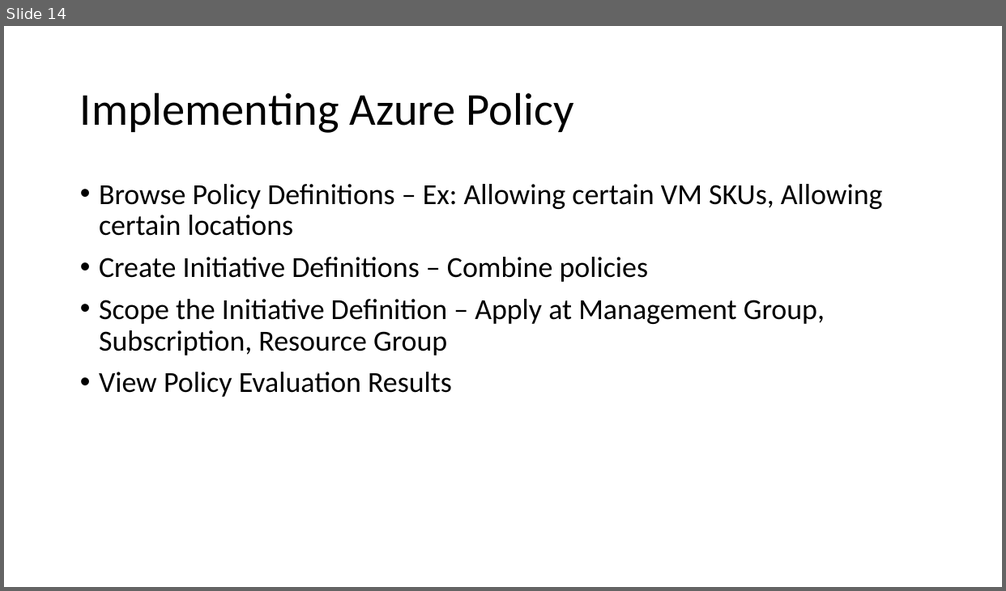
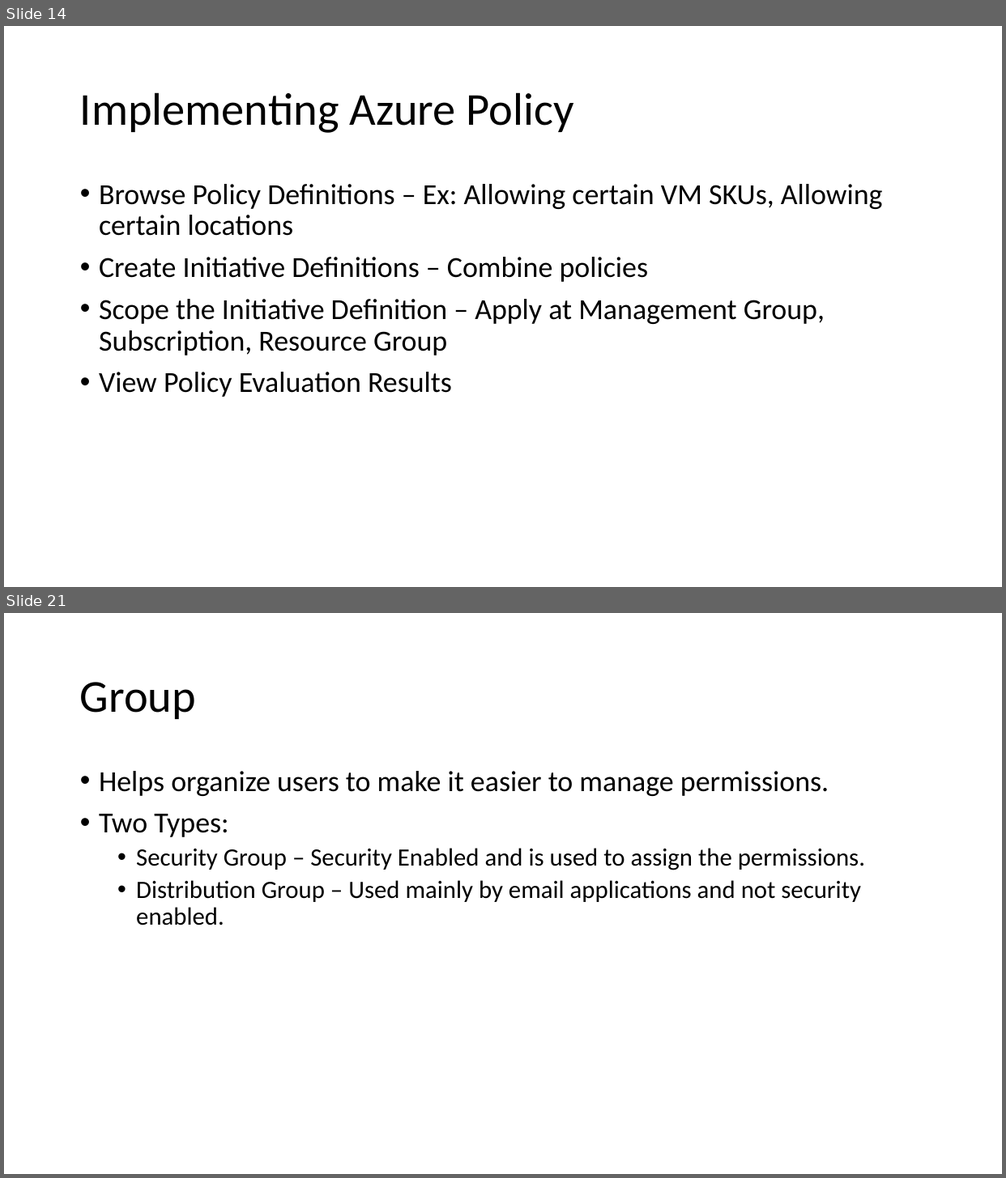
Before and after one commit to aswini-roy/Az104-D, a slide deck: Governance and Compliance.pptx. Shown one above the other, each under a label of ours: slide 14 before the commit, slides 14 and 21 after it; the slides between them are not shown. The pictures are 1006x591 and 1006x1178 pixels, drawn with LibreOffice and Linux fonts; fonts in the diff are those of the drawing. Boxes give left, top, right and bottom in pixels: in the first picture for what was removed or moved away, otherwise in the second. Text is boxed around its words. In the diff, an @@ line names an element or a change of style, - is before the commit and + after.

```diff
--- a/Governance and Compliance.pptx
+++ b/Governance and Compliance.pptx
@@ slide 21 added at bbox=[4, 613, 1002, 1174], background #FFFFFF @@
@@ title added at bbox=[80, 682, 196, 719], 44 pt, text #000000 @@
+Group
@@ text added at bbox=[99, 771, 865, 926], 24 pt, text #000000 @@
+• Helps organize users to make it easier to manage permissions.
+• Two Types:
+  • Security Group – Security Enabled and is used to assign the permissions.
+  • Distribution Group – Used mainly by email applications and not security enabled.
```
Also in this commit, not shown: 7 other slides added.
